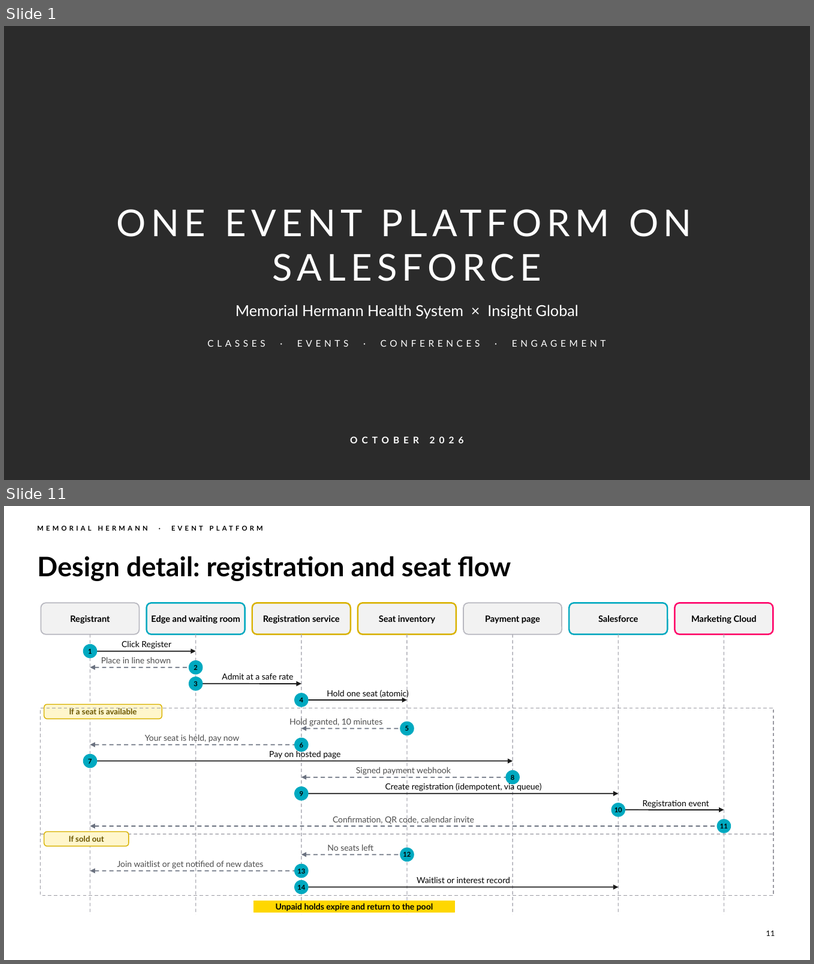
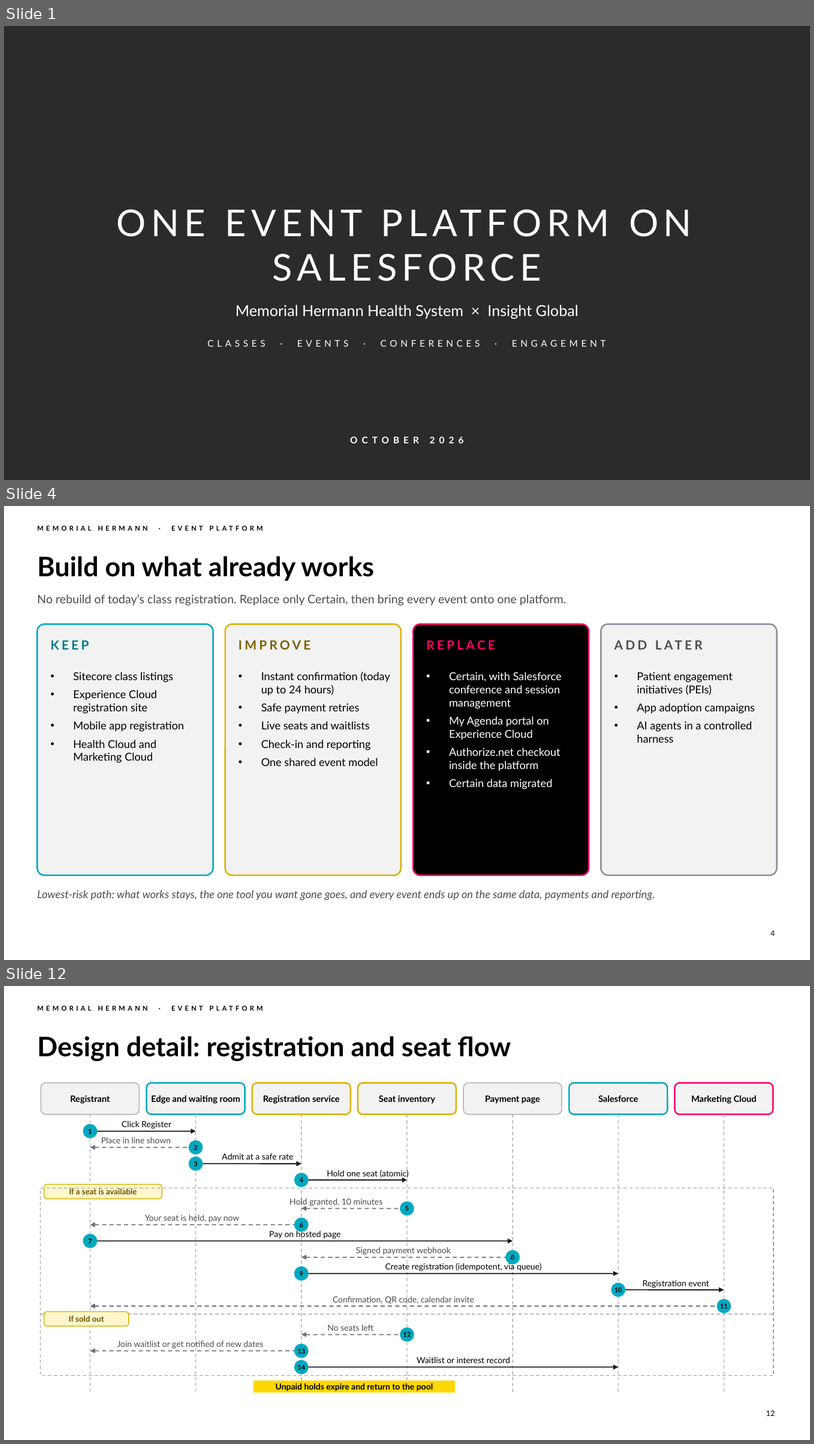
Before and after one commit to chintasurya/preSales_Memorial-hermann, a slide deck: deck/Memorial-Hermann-Event-Platform.pptx. Shown one above the other, each under a label of ours: slides 1 and 11 before the commit, slides 1, 4 and 12 after it; the slides between them are not shown. The pictures are 814x964 and 814x1444 pixels, drawn with LibreOffice and Linux fonts; fonts in the diff are those of the drawing; background and template pictures are left out; a plain dark background stands for a picture behind light text. Boxes give left, top, right and bottom in pixels: in the first picture for what was removed or moved away, otherwise in the second. Text is boxed around its words. In the diff, an @@ line names an element or a change of style, - is before the commit and + after.

```diff
--- a/deck/Memorial-Hermann-Event-Platform.pptx
+++ b/deck/Memorial-Hermann-Event-Platform.pptx
@@ slide 4 added at (4, 506, 810, 960), background picture (left out); not listed: 1 template element that a slide beside it also shows @@
@@ title added at (37, 556, 374, 581), 32 pt, text #000000, bold @@
+Build on what already works
@@ text added at (37, 594, 566, 606), 14 pt, text #4D4D4D @@
+No rebuild of today’s class registration. Replace only Certain, then bring every event onto one platform.
@@ rounded rectangle added at (37, 624, 213, 875), fill #F2F2F2, outline #00A9C0 1.75 pt @@
@@ rounded rectangle added at (225, 624, 401, 875), fill #F2F2F2, outline #D9B200 1.75 pt @@
@@ rounded rectangle added at (414, 624, 590, 875), fill #000000, outline #FF0068 1.75 pt @@
@@ rounded rectangle added at (601, 624, 777, 875), fill #F2F2F2, outline #8C8C96 1.75 pt @@
@@ text added at (51, 640, 89, 649), 15 pt, text #007C8C, bold @@
+KEEP
@@ text added at (239, 640, 311, 649), 15 pt, text #7A6100, bold @@
+IMPROVE
@@ text added at (426, 640, 495, 649), 15 pt, text #FF0068, bold @@
+REPLACE
@@ text added at (614, 637, 764, 657), 15 pt, text #4D4D4D, bold @@
+ADD LATER
@@ text added at (73, 672, 184, 763), 13 pt, text #000000 @@
+• Sitecore class listings
+• Experience Cloud registration site
+• Mobile app registration
+• Health Cloud and Marketing Cloud
@@ text added at (261, 672, 390, 766), 13 pt, text #000000 @@
+• Instant confirmation (today up to 24 hours)
+• Safe payment retries
+• Live seats and waitlists
+• Check-in and reporting
+• One shared event model
@@ text added at (449, 672, 562, 789), 13 pt, text #FFFFFF @@
+• Certain, with Salesforce conference and session management
+• My Agenda portal on Experience Cloud
+• Authorize.net checkout inside the platform
+• Certain data migrated
@@ text added at (637, 672, 755, 742), 13 pt, text #000000 @@
+• Patient engagement initiatives (PEIs)
+• App adoption campaigns
+• AI agents in a controlled harness
@@ text added at (37, 889, 656, 900), 13 pt, text #4D4D4D, italic @@
+Lowest-risk path: what works stays, the one tool you want gone goes, and every event ends up on the same data, payments and reporting.
@@ page number added at (771, 930, 775, 936), 9 pt, text #000000 @@
+4
@@ what was slide 11 is now slide 12 @@
@@ page number at (767, 1410, 776, 1416): text changed @@
-11
+12
```
Also in this commit, not shown: 16 slides changed, 3 other slides added, 2 slides removed, 8 other files.
